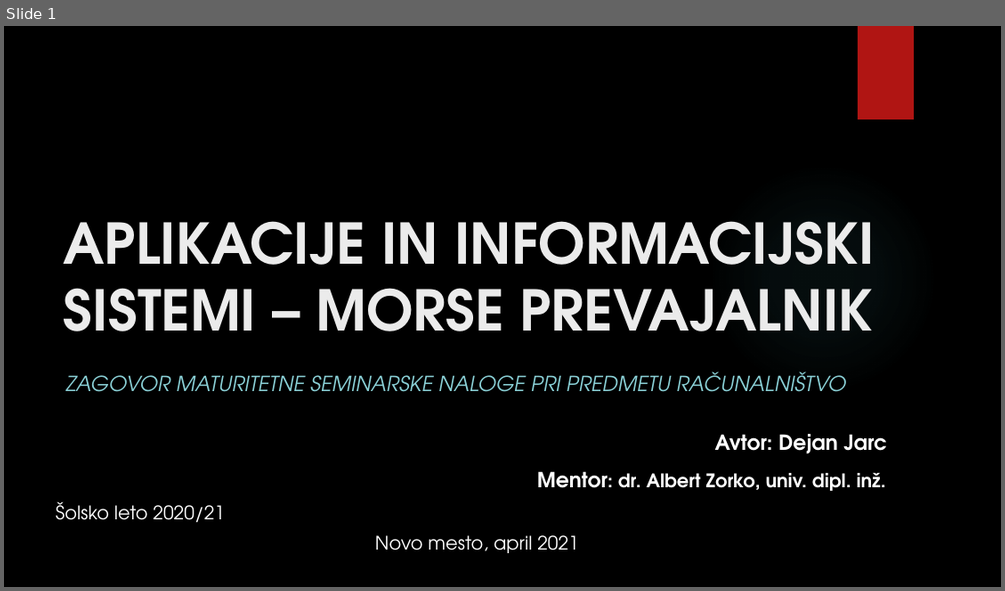
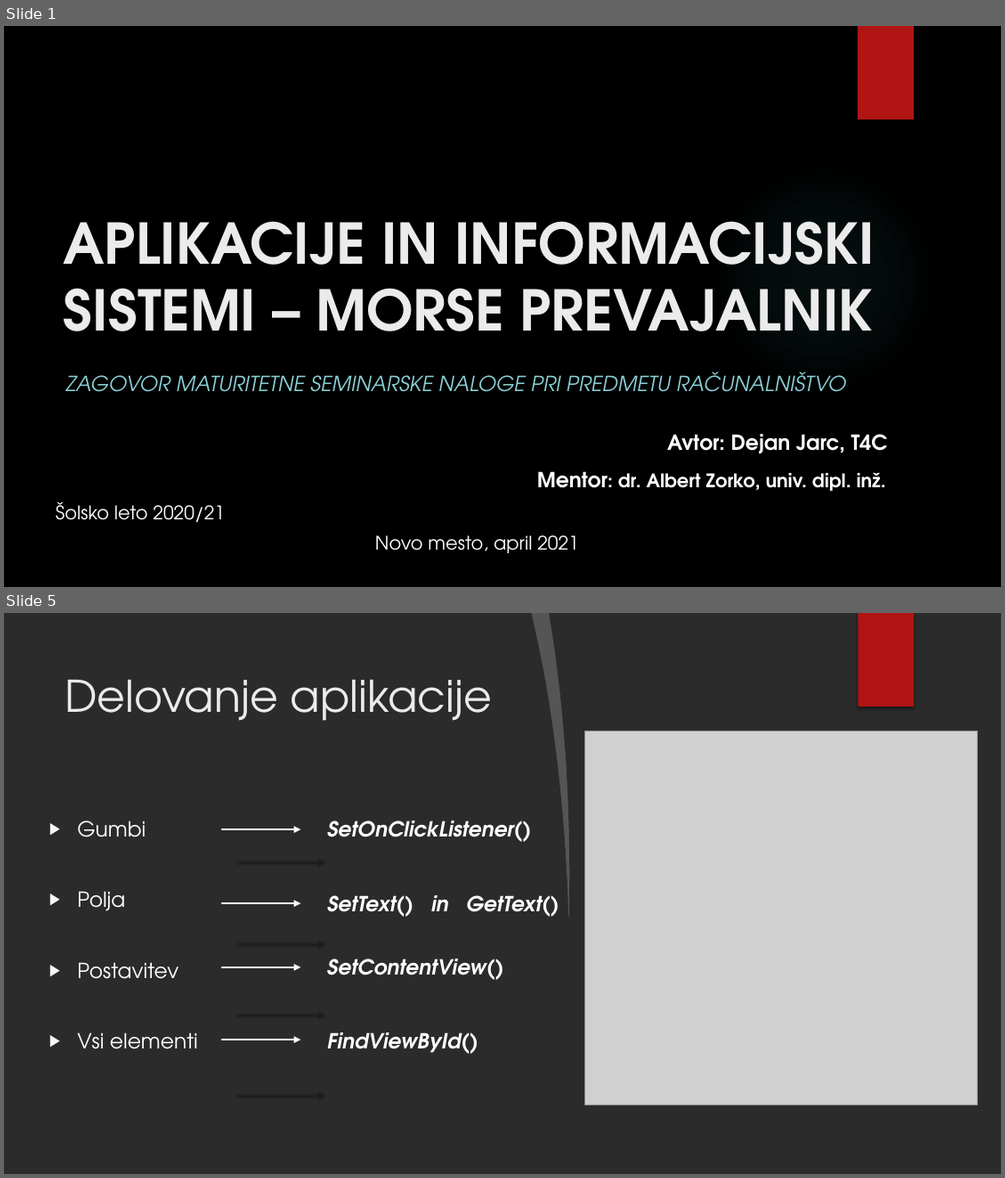
Before and after one commit to MrSlick01/MorsePrevajalnik, a slide deck: ZagovorSeminarske_JarcDejan.pptx. Shown one above the other, each under a label of ours: slide 1 before the commit, slides 1 and 5 after it; the slides between them are not shown. The pictures are 1005x591 and 1005x1178 pixels, drawn with LibreOffice and Linux fonts; fonts in the diff are those of the drawing; grey boxes stand for pictures; background and template pictures are left out; a plain dark background stands for a picture behind light text. Boxes give left, top, right and bottom in pixels: in the first picture for what was removed or moved away, otherwise in the second. Text is boxed around its words. In the diff, an @@ line names an element or a change of style, - is before the commit and + after.

```diff
--- a/ZagovorSeminarske_JarcDejan.pptx
+++ b/ZagovorSeminarske_JarcDejan.pptx
@@ slide 5 added at (x1=4, y1=613, x2=1001, y2=1174), background picture (left out); not listed: 1 template element that a slide beside it also shows @@
@@ freeform shape added at (x1=531, y1=613, x2=577, y2=916), fill #FFFFFF at 20% opacity @@
@@ freeform shape added at (x1=549, y1=613, x2=1001, y2=1174), fill #FFFFFF @@
@@ rectangle added at (x1=858, y1=613, x2=914, y2=706), fill #B01513 @@
@@ title added at (x1=65, y1=679, x2=492, y2=721), 42 pt, text #EBEBEB @@
+Delovanje aplikacije
@@ picture added at (x1=585, y1=731, x2=977, y2=1105) @@
@@ text added at (x1=77, y1=820, x2=198, y2=1049), 20 pt, text #FFFFFF @@
+▶ Gumbi
+▶ Polja
+▶ Postavitev
+▶ Vsi elementi
@@ text added at (x1=327, y1=820, x2=559, y2=916), 20 pt, text #FFFFFF, bold, italic @@
+SetOnClickListener()
+SetText() in GetText()
@@ arrow added from (222, 829) to (301, 829), #FFFFFF 2.25 pt @@
@@ arrow added from (222, 903) to (301, 903), #FFFFFF 2.25 pt @@
@@ text added at (x1=327, y1=958, x2=504, y2=980), 20 pt, text #FFFFFF, bold, italic @@
+SetContentView()
@@ arrow added from (222, 967) to (301, 967), #FFFFFF 2.25 pt @@
@@ arrow added from (222, 1039) to (301, 1039), #FFFFFF 2.25 pt @@
@@ text added at (x1=327, y1=1032, x2=478, y2=1054), 20 pt, text #FFFFFF, bold, italic @@
+FindViewById()
@@ slide 1 changed as well @@
@@ text at (x1=667, y1=434, x2=888, y2=454): text changed @@
-Avtor: Dejan Jarc
+Avtor: Dejan Jarc, T4C
```
Also in this commit, not shown: 3 other slides added, 1 slide removed.
